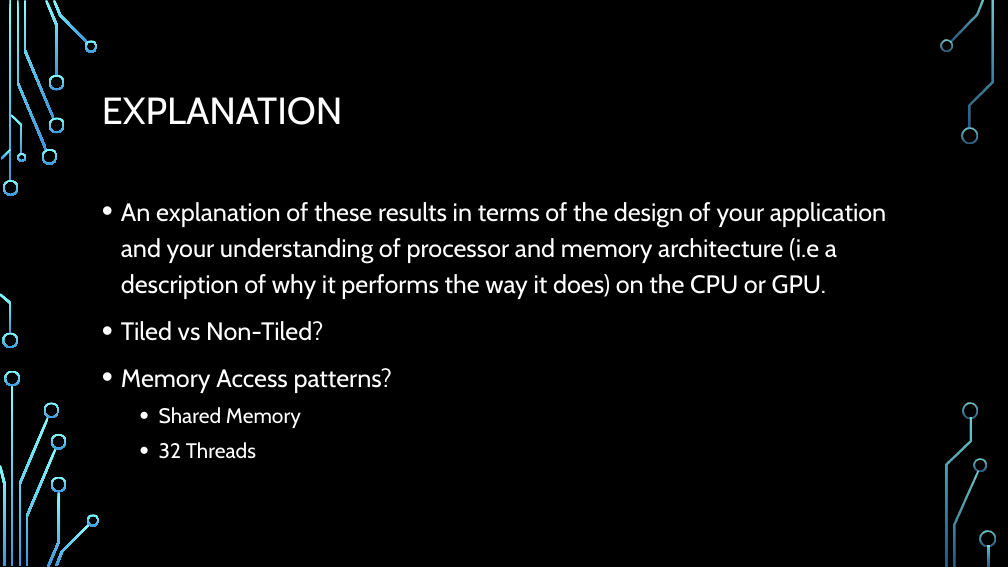
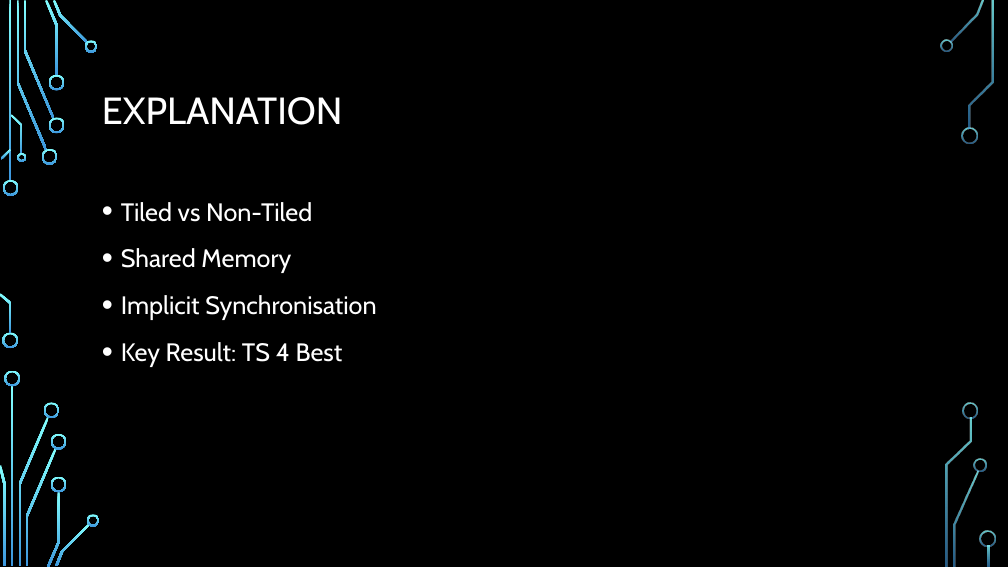
Before and after one commit to Shorte240/DSaA-Submission, a slide deck: slide 20 of CMP202 Assessment.pptx. Drawn at 1008x567 pixels with LibreOffice and Linux fonts; fonts in the diff are those of the drawing; background and template pictures are left out. Boxes give left, top, right and bottom in pixels: in the first picture for what was removed or moved away, otherwise in the second. Text is boxed around its words. In the diff, an @@ line names an element or a change of style, - is before the commit and + after.

Commit message:
Finished presentation

```diff
--- a/CMP202 Assessment.pptx
+++ b/CMP202 Assessment.pptx
@@ text at bbox=[121, 202, 312, 222]: text changed @@
-• An explanation of these results in terms of the design of your application and your understanding of processor and memory architecture (i.e a description of why it performs the way it does) on the CPU or GPU.
-• Tiled vs Non-Tiled?
-• Memory Access patterns?
+• Tiled vs Non-Tiled
@@ text at bbox=[121, 248, 291, 273]: size 20 to 24 pt in "Shared Memory"; list level 2 to 1 in "Shared Memory" @@
@@ text at bbox=[121, 295, 376, 367]: text changed; size 20 to 24 pt @@
-  • 32 Threads
+• Implicit Synchronisation
+• Key Result: TS 4 Best
```
Also in this commit, not shown: 5 other slides changed, 1 slide added, 1 slide removed, 5 other files.
